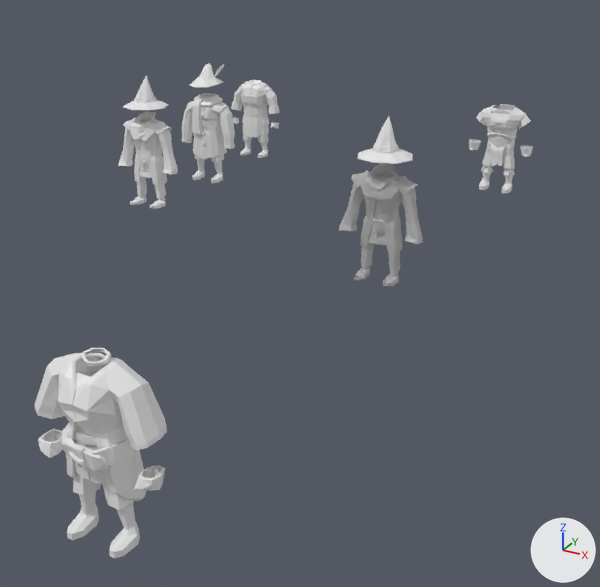
An edit to the Blender file Models/Blend/Armors/Armors.blend, drawn before and after from the same camera.
One viewpoint serves both versions: a camera (50 mm lens) standing at (31.6, -35.9, 19.7) and looking at (8.4, 6.3, -1.4). Lighting does not change. The marker at lower right points along +X, +Y and +Z.

In view in the first picture: 'ARMOR_cloth_blue_01m', 'ARMOR_clothleather_blacksmith_01m', 'ARMOR_clothleather_long_01m', 'ARMOR_halfplate_beasthunter_01m', 'ARMOR_wizard_blue_01m', 'ARMOR_wizard_green_01m'.
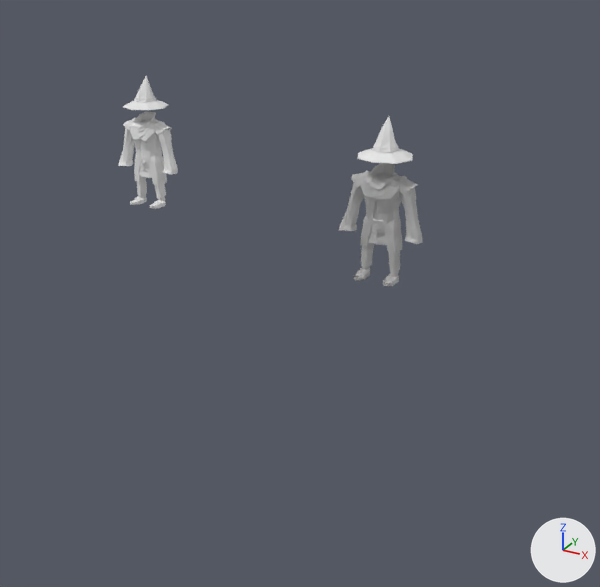
Boxes [x1, y1, x2, y2] around the edits, measured in the pictures (600 x 587 px):
'ARMOR_cloth_blue_01m', hidden: before [35, 348, 167, 559]
'ARMOR_clothleather_long_01m', hidden: before [181, 63, 235, 183]
'ARMOR_halfplate_beasthunter_01m', hidden: before [469, 104, 533, 193]
'ARMOR_clothleather_blacksmith_01m', hidden: before [231, 80, 279, 158]

What changed in the scene script:
```text
Change ob_armor_cloth_blue_01m:
    add ob_armor_cloth_blue_01m.hide_viewport = True
Change ob_armor_halfplate_beasthunter_01m:
    add ob_armor_halfplate_beasthunter_01m.hide_viewport = True
Change ob_armor_clothleather_long_01m:
    add ob_armor_clothleather_long_01m.hide_viewport = True
Change ob_armor_clothleather_blacksmith_01m:
    add ob_armor_clothleather_blacksmith_01m.hide_viewport = True
```
